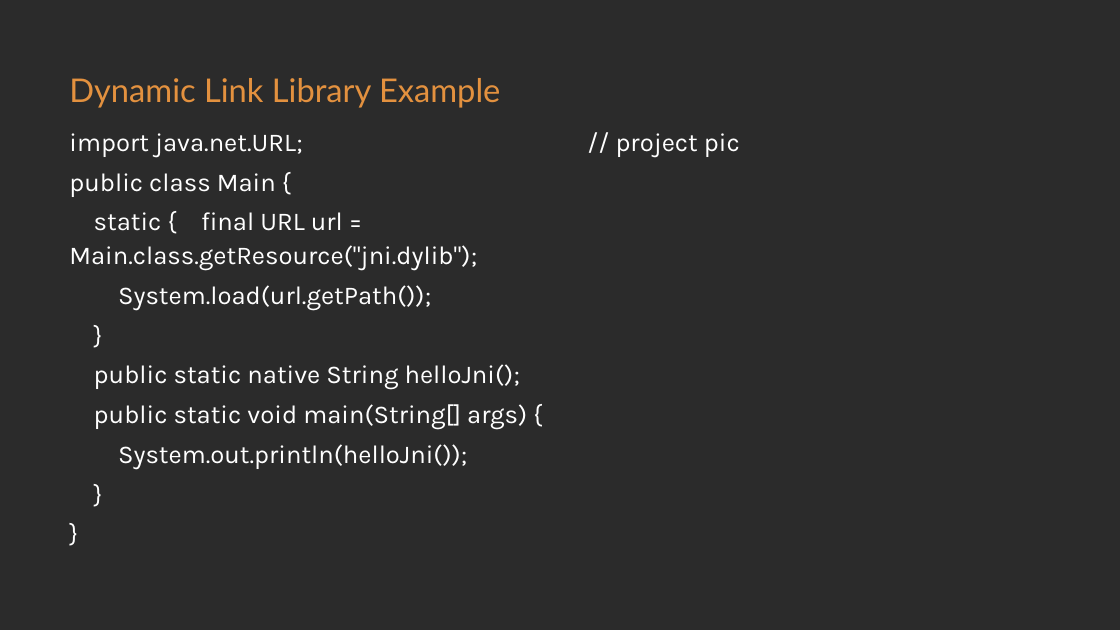
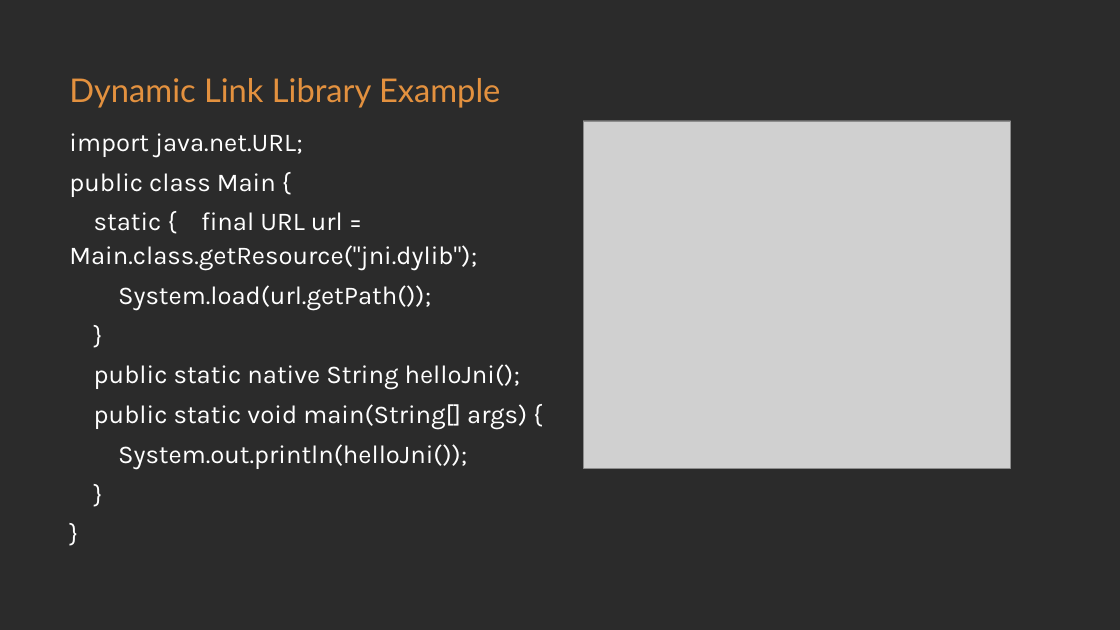
Before and after one commit to loongs-zhang/ACOCA2024-PlayWithWASM, a slide deck: slide 16 of PlayWithWASM.pptx (slide 15 before the commit). Drawn at 1120x630 pixels with LibreOffice and Linux fonts; fonts in the diff are those of the drawing; grey boxes stand for pictures; background and template pictures are left out; a plain dark background stands for a picture behind light text. Boxes give left, top, right and bottom in pixels: in the first picture for what was removed or moved away, otherwise in the second. Text is boxed around its words. In the diff, an @@ line names an element or a change of style, - is before the commit and + after.

```diff
--- a/PlayWithWASM.pptx
+++ b/PlayWithWASM.pptx
@@ picture added at <box>583,121,1011,468</box> @@
@@ text at <box>616,133,740,157</box>: text changed @@
-// project pic
+//
```
Also in this commit, not shown: 5 other slides changed, 1 slide added, 13 other files.
